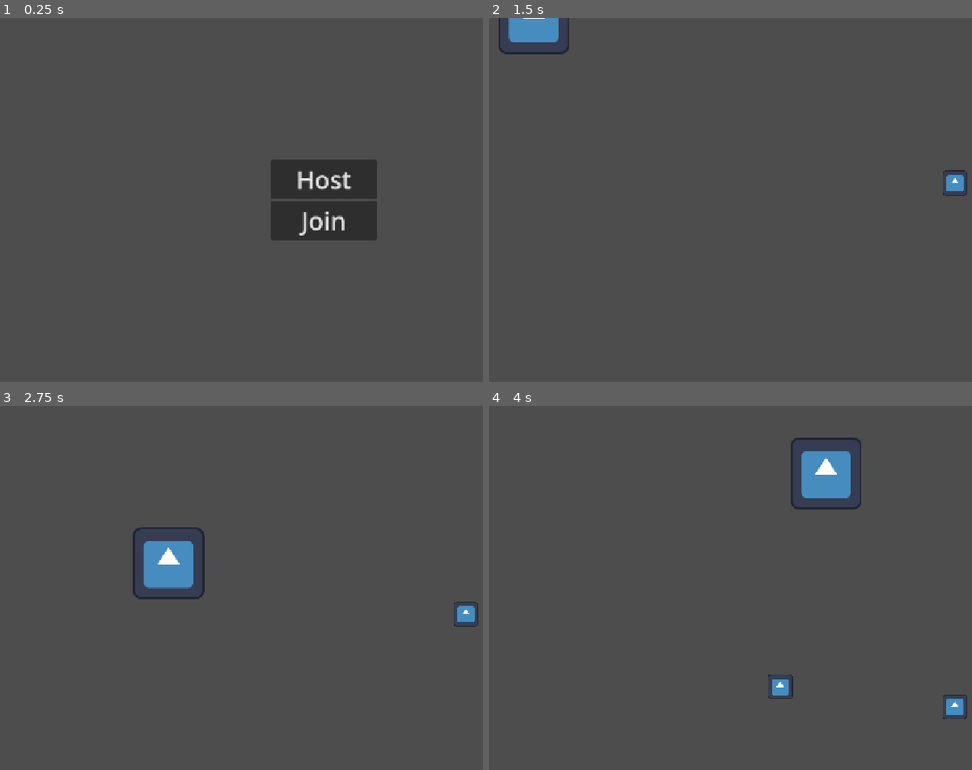
Above: before the commit, frames 1-4 (two rows, left to right).
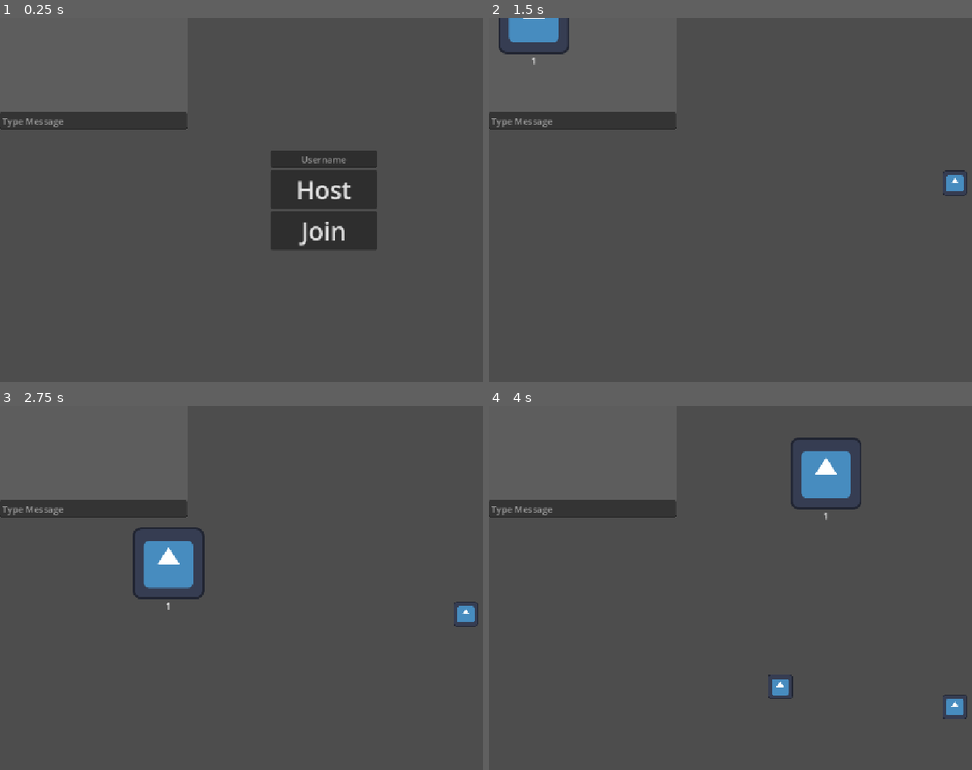
Above: after the commit, the same moments.

Repository: FlameWing-Code/Godot-Networking-Testing
Game: Godot game, scene res://scenes/world.tscn
Two runs of this game, one before a commit and one after it. Both use one fixed random seed, a clock stepped at 60 frames per second and the inputs below. The engine's default icon, where the game draws it, is replaced by a stand-in: a white triangle on a blue panel in a dark square.
Inputs (mouse positions are in pixels of both pictures, inside the frame that each line leads up to):
- Up to frame 1 (0.25 s): no input
- Up to frame 2 (1.5 s): click "Host" at 0.5 s; tap Enter at 1.25 s; move the mouse to (952, 181) at 1.27 s; hold Right (ui_right) from 1.28 s (still down); tap Alt at 1.35 s; click (952, 181) at 1.42 s
- Up to frame 3 (2.75 s): move the mouse to (193, 606) at 2.02 s; release Right (ui_right) at 2.03 s; hold Down (ui_down) from 2.03 s (still down); tap Shift at 2.1 s
- Up to frame 4 (4 s): move the mouse to (875, 507) at 2.77 s; release Down (ui_down) at 2.78 s; hold Right (ui_right) 2.78-3.53 s; tap Alt at 2.85 s; move the mouse to (778, 660) at 3.52 s; hold Up (ui_up) from 3.53 s (still down); tap Shift at 3.6 s; click (778, 660) at 3.67 s

The runs differ from the first frame. In frame 1, 4.0% of the frame differs, in the area x 0-79%, y 25-64%; in frame 2, 1.8%; in frame 3, 1.8%; in frame 4, 1.8%.

Commit message:
added chatbox and usernames

Diff:
--- /dev/null
+++ b/scenes/chat_box.tscn
@@ -0,0 +1,33 @@
+[gd_scene format=3 uid="uid://chfkxuro5ygp5"]
+
+[ext_resource type="Script" uid="uid://bu7js07yo1c8" path="res://scripts/chat_box.gd" id="1_4o336"]
+
+[sub_resource type="StyleBoxFlat" id="StyleBoxFlat_kmken"]
+bg_color = Color(0.6, 0.6, 0.6, 0.21568628)
+border_color = Color(0, 0, 0, 1)
+
+[node name="ChatBox" type="PanelContainer" unique_id=113085777]
+offset_right = 333.0
+offset_bottom = 199.0
+theme_override_styles/panel = SubResource("StyleBoxFlat_kmken")
+script = ExtResource("1_4o336")
+
+[node name="VBoxContainer" type="VBoxContainer" parent="." unique_id=2037777639]
+layout_mode = 2
+
+[node name="ScrollContainer" type="ScrollContainer" parent="VBoxContainer" unique_id=1678629544]
+layout_mode = 2
+size_flags_vertical = 3
+horizontal_scroll_mode = 0
+
+[node name="MessageContainer" type="VBoxContainer" parent="VBoxContainer/ScrollContainer" unique_id=1829383]
+layout_mode = 2
+size_flags_horizontal = 3
+
+[node name="LineEdit" type="LineEdit" parent="VBoxContainer" unique_id=1389736292]
+layout_mode = 2
+placeholder_text = "Type Message"
+keep_editing_on_text_submit = true
+caret_blink = true
+
+[connection signal="text_submitted" from="VBoxContainer/LineEdit" to="." method="_on_line_edit_text_submitted"]
--- /dev/null
+++ b/scenes/message.tscn
@@ -0,0 +1,9 @@
+[gd_scene format=3 uid="uid://c6umhm7ksr8pi"]
+
+[node name="Message" type="RichTextLabel" unique_id=923653003]
+custom_minimum_size = Vector2(1, 0)
+offset_right = 226.0
+offset_bottom = 40.0
+bbcode_enabled = true
+fit_content = true
+scroll_active = false
--- a/scenes/player.tscn
+++ b/scenes/player.tscn
@@ -10,6 +10,9 @@
 properties/0/path = NodePath(".:position")
 properties/0/spawn = true
 properties/0/replication_mode = 1
+properties/1/path = NodePath("Label:text")
+properties/1/spawn = true
+properties/1/replication_mode = 2
 
 [node name="Player" type="CharacterBody2D" unique_id=424706112]
 collision_layer = 2
@@ -30,4 +33,11 @@
 [node name="CollisionShape2D" type="CollisionShape2D" parent="Area2D" unique_id=1548913132]
 shape = SubResource("RectangleShape2D_kmken")
 
+[node name="Label" type="Label" parent="." unique_id=68342781]
+offset_left = -64.0
+offset_top = 64.0
+offset_right = 64.0
+offset_bottom = 87.0
+horizontal_alignment = 1
+
 [connection signal="body_entered" from="Area2D" to="." method="_on_area_2d_body_entered"]
--- a/scenes/poopy_buttons.tscn
+++ b/scenes/poopy_buttons.tscn
@@ -14,8 +14,7 @@
 script = ExtResource("1_li2c1")
 
 [node name="VBoxContainer" type="VBoxContainer" parent="." unique_id=1442375881]
-layout_mode = 1
-anchors_preset = 8
+layout_mode = 0
 anchor_left = 0.5
 anchor_top = 0.5
 anchor_right = 0.5
@@ -26,6 +25,11 @@
 offset_bottom = 71.0
 grow_horizontal = 2
 grow_vertical = 2
+
+[node name="LineEdit" type="LineEdit" parent="VBoxContainer" unique_id=172663453]
+layout_mode = 2
+placeholder_text = "Username"
+alignment = 1
 
 [node name="Host" type="Button" parent="VBoxContainer" unique_id=808297928]
 layout_mode = 2
--- a/scenes/world.tscn
+++ b/scenes/world.tscn
@@ -3,6 +3,7 @@
 [ext_resource type="PackedScene" uid="uid://bdd3ccs46qh0s" path="res://scenes/poopy_buttons.tscn" id="1_f3sb7"]
 [ext_resource type="Script" uid="uid://cman2rp381dqn" path="res://scripts/world.gd" id="1_fj7yv"]
 [ext_resource type="PackedScene" uid="uid://begn2metidwso" path="res://scenes/player.tscn" id="2_tlwt5"]
+[ext_resource type="PackedScene" uid="uid://chfkxuro5ygp5" path="res://scenes/chat_box.tscn" id="3_k0juu"]
 
 [sub_resource type="WorldBoundaryShape2D" id="WorldBoundaryShape2D_kmken"]
 
@@ -18,6 +19,8 @@
 [node name="World" type="Node2D" unique_id=2130934446]
 script = ExtResource("1_fj7yv")
 player = ExtResource("2_tlwt5")
+
+[node name="ChatBox" parent="." unique_id=113085777 instance=ExtResource("3_k0juu")]
 
 [node name="CanvasLayer" type="CanvasLayer" parent="." unique_id=1162348042]
 
--- /dev/null
+++ b/scripts/chat_box.gd
@@ -0,0 +1,24 @@
+extends Control
+
+const MESSAGE_SCENE = preload("res://scenes/message.tscn")
+@onready var message_container: VBoxContainer = $VBoxContainer/ScrollContainer/MessageContainer
+@onready var scroll_container: ScrollContainer = $VBoxContainer/ScrollContainer
+@onready var line_edit: LineEdit = $VBoxContainer/LineEdit
+
+func make_pretty_text(username: String, name_color: String, message_text: String) -> String:
+	var text: String = "[color={name_color}]{username}[/color]: {message_text}"
+	return text.format({"username" = username, "name_color" = name_color, "message_text" = message_text})
+
+@rpc("any_peer", "call_local", "reliable", 1)
+func new_message(text) -> void:
+	var message: RichTextLabel = MESSAGE_SCENE.instantiate()
+
+	message.text = text
+	message_container.add_child(message, true)
+
+func _on_line_edit_text_submitted(new_text: String) -> void:
+	print("recieved message: " + new_text)
+	var text = make_pretty_text(NetworkManager.local_username, "red", new_text)
+	new_message.rpc(text)
+
+	line_edit.clear()
--- a/scripts/network_manager.gd
+++ b/scripts/network_manager.gd
@@ -4,11 +4,18 @@
 const IP_ADDRESS = "localhost"
 const PORT = 1121
 
+var local_username: String = "":
+	set(value):
+		local_username = value.strip_edges()
+	get:
+		if not local_username.is_empty():
+			return local_username
+		else:
+			return str(multiplayer.get_unique_id())
 
 # Called when the node enters the scene tree for the first time.
 func _ready() -> void:
 	multiplayer.peer_connected.connect(on_connection)
-
 
 func create_client():
 	var peer = ENetMultiplayerPeer.new()
--- a/scripts/player.gd
+++ b/scripts/player.gd
@@ -1,6 +1,12 @@
 extends CharacterBody2D
 
 const SPEED = 400
+@onready var label: Label = $Label
+
+@export var username: String:
+	set(value):
+		username = value
+		label.text = username
 
 func _enter_tree() -> void:
 	set_multiplayer_authority(int(name))
@@ -15,6 +21,11 @@
 		get_multiplayer_authority()
 	)
 
+	# if authority was set to ourselves, change the username
+	if is_multiplayer_authority():
+		print(NetworkManager.local_username)
+		username = NetworkManager.local_username
+
 func _physics_process(delta: float) -> void:
 	if is_multiplayer_authority():
 		var direction = Input.get_vector("ui_left", "ui_right", "ui_up", "ui_down")
--- a/scripts/poopy_buttons.gd
+++ b/scripts/poopy_buttons.gd
@@ -1,13 +1,16 @@
 extends Control
 
-signal host_pressed
-signal join_pressed
+signal host_pressed(username: String)
+signal join_pressed(username: String)
+
+@onready var line_edit: LineEdit = $VBoxContainer/LineEdit
 
 func _on_host_pressed() -> void:
-	host_pressed.emit()
+	var username = line_edit.text
+	host_pressed.emit(username)
 	visible = false
 
-
 func _on_join_pressed() -> void:
-	join_pressed.emit()
+	var username = line_edit.text
+	join_pressed.emit(username)
 	visible = false
--- a/scripts/world.gd
+++ b/scripts/world.gd
@@ -15,15 +15,17 @@
 func _on_peer_connected(id: int) -> void:
 	create_player(id)
 
-func _on_poopy_buttons_host_pressed() -> void:
+func _on_poopy_buttons_host_pressed(username: String) -> void:
 	can_create_ball = true
+	NetworkManager.local_username = username
 	NetworkManager.create_server()
 	multiplayer.peer_connected.connect(_on_peer_connected)
 
 	create_player(multiplayer.get_unique_id())
 
-func _on_poopy_buttons_join_pressed() -> void:
+func _on_poopy_buttons_join_pressed(username: String) -> void:
 	can_create_ball = true
+	NetworkManager.local_username = username
 	NetworkManager.create_client()
 
 func _input(event: InputEvent) -> void:
Not shown, added: scripts/chat_box.gd.uid
